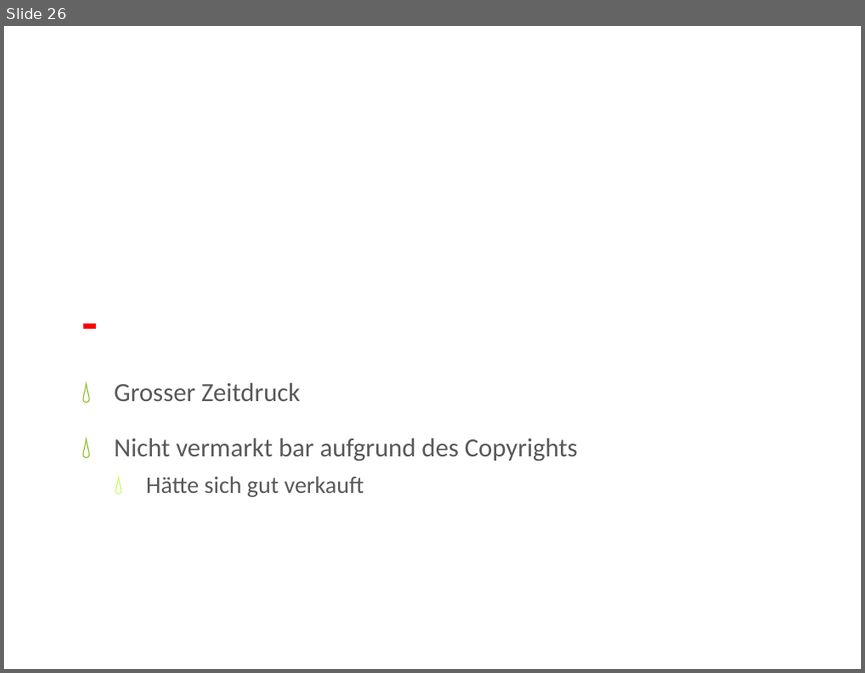
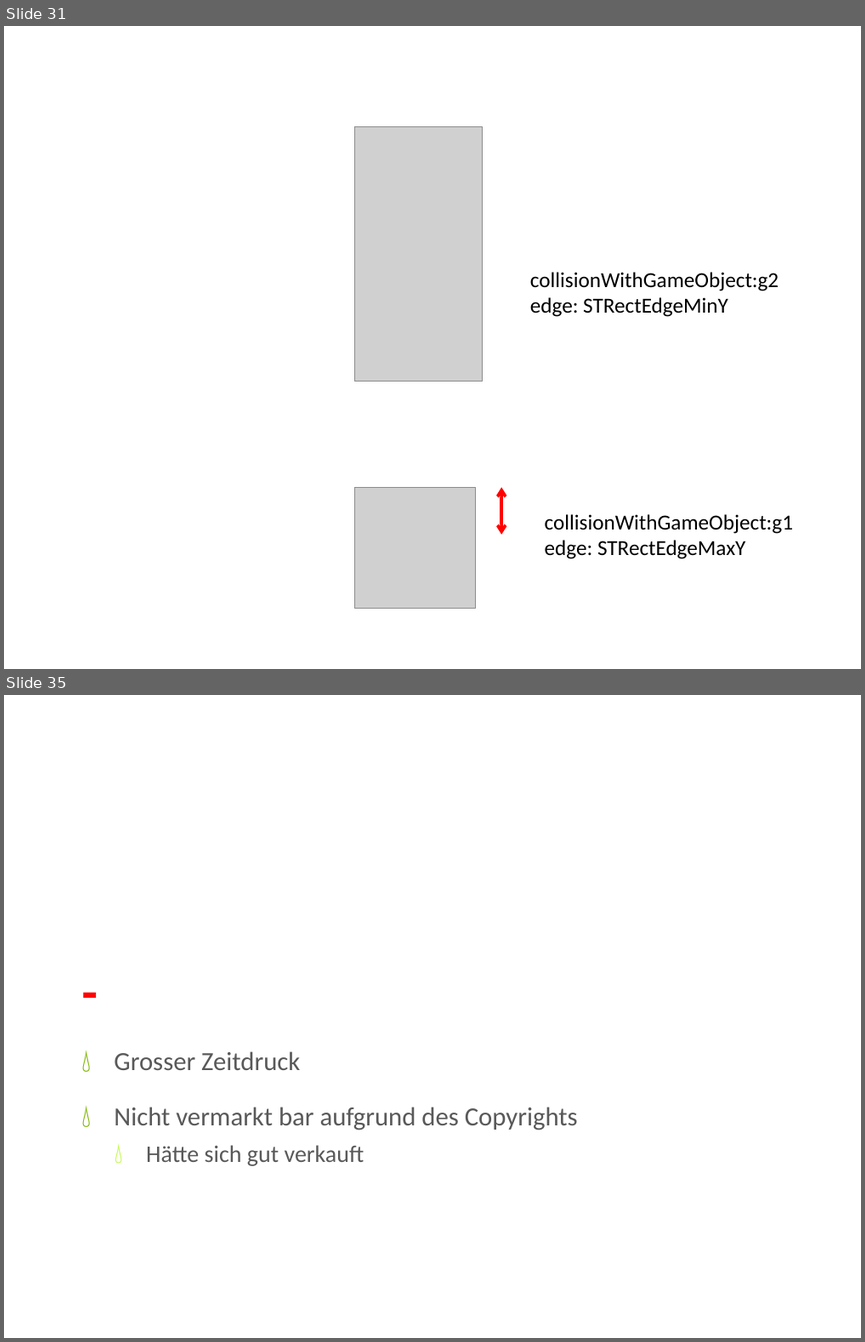
Before and after one commit to iluuu1994/Super-Mario-Bros, a slide deck: Resources/docs/CGR Präsentation.pptx. Shown one above the other, each under a label of ours: slide 26 before the commit, slides 31 and 35 after it; the slides between them are not shown. The pictures are 865x673 and 865x1342 pixels, drawn with LibreOffice and Linux fonts; fonts in the diff are those of the drawing; grey boxes stand for pictures; background and template pictures are left out. Boxes give left, top, right and bottom in pixels: in the first picture for what was removed or moved away, otherwise in the second. Text is boxed around its words. In the diff, an @@ line names an element or a change of style, - is before the commit and + after.

```diff
--- a/Resources/docs/CGR Präsentation.pptx
+++ b/Resources/docs/CGR Präsentation.pptx
@@ slide 31 added at (x1=4, y1=26, x2=861, y2=669), background picture (left out) @@
@@ picture added at (x1=354, y1=127, x2=481, y2=381) @@
@@ text added at (x1=530, y1=272, x2=778, y2=317), 18 pt, text #000000 @@
+collisionWithGameObject:g2
+edge: STRectEdgeMinY
@@ picture added at (x1=354, y1=487, x2=475, y2=607) @@
@@ double arrow added from (502, 487) to (502, 534), #FF0000 2.5 pt @@
@@ text added at (x1=545, y1=514, x2=793, y2=559), 18 pt, text #000000 @@
+collisionWithGameObject:g1
+edge: STRectEdgeMaxY
@@ what was slide 26 is now slide 35 @@
```
Also in this commit, not shown: 4 slides changed, 8 other slides added.
